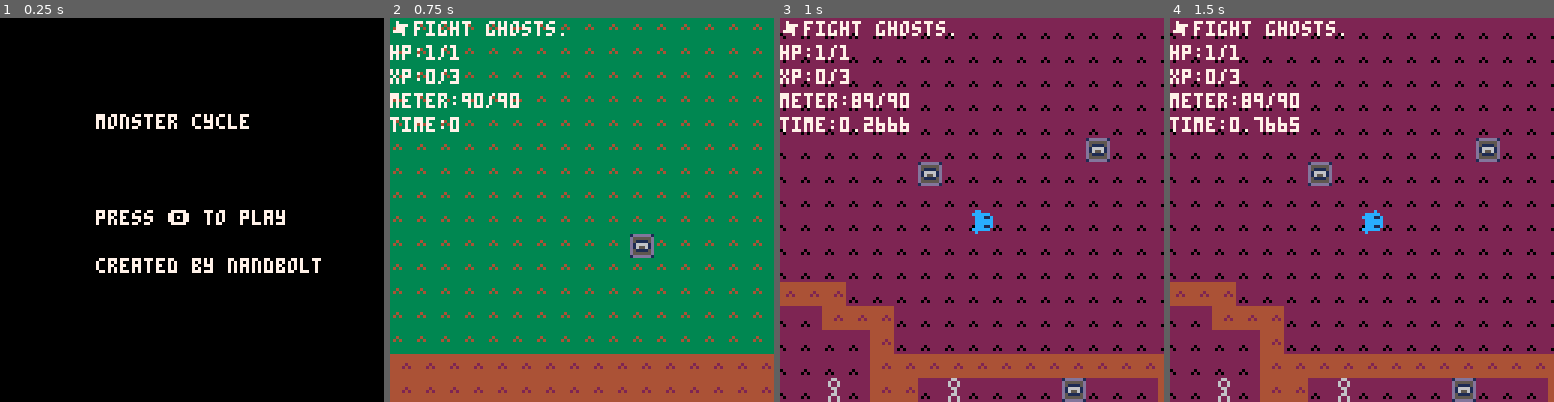
Above: before the commit, frames 1-4 (left to right).
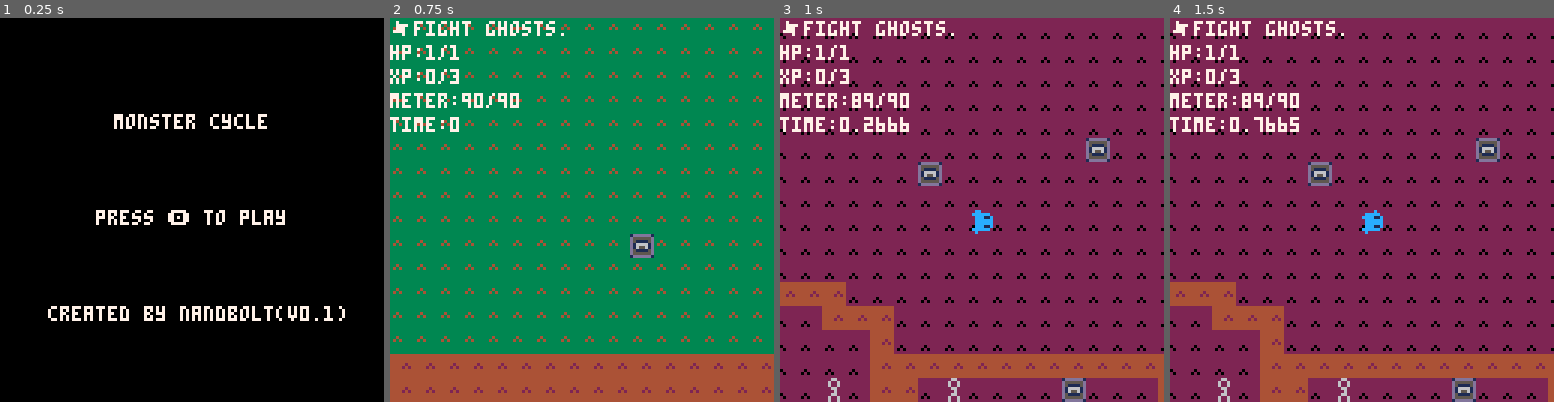
Above: after the commit, the same moments.

Repository: nandbolt/Monster-Cycle
Game: PICO-8 cartridge monster-cycle.p8
The game is run twice, just before and just after one commit, with the same random seed, the same clock (stepped at 60 frames per second) and the same inputs.
Inputs:
- Up to frame 1 (0.25 s): no input
- Up to frame 2 (0.75 s): tap X (X key) at 0.33 s; tap O (Z key) at 0.7 s
- Up to frame 3 (1 s): no input
- Up to frame 4 (1.5 s): tap X (X key) at 1.07 s

The runs differ from the first frame. In frame 1, 3.2% of the frame differs, in the area x 12-90%, y 25-79%; in frame 2, nothing differs; in frame 3, nothing differs; in frame 4, nothing differs.

Commit message:
small title screen change

Diff:
--- a/monster-cycle.p8
+++ b/monster-cycle.p8
@@ -98,12 +98,12 @@
 
 	--menu state
 	if gstate==gst_menu then
-		cursor(32,32)
+		cursor(38,32)
 		print("monster cycle",7)
 		cursor(32,64)
 		print("press 🅾️ to play",7)
-		cursor(32,80)
-		print("created by nandbolt",7)
+		cursor(16,96)
+		print("created by nandbolt(v0.1)",7)
 	else
 		--draw tiles
 		map(0,0,0,0,mw,mh)
@@ -148,10 +148,10 @@
 --math
 
 --constants
-mw=128*8 --map size
-hmw=128*4 --half map size
-mh=128*4 --map size
-hmh=128*2 --half map size
+mw=128*8 --map width
+hmw=128*4 --half map width
+mh=128*4 --map height
+hmh=128*2 --half map height
 ss=128 --screen size
 hss=64 --half screen size
 ts=8	--tile size
@@ -544,6 +544,9 @@
 end
 -->8
 --zombie
+--essentially a copy/paste
+--of ghost(done due to lack
+--of time in game jam)
 
 --creates a zombie and adds it
 --to the list of ghosts
Not shown, added: monster-cycle.p8.png
